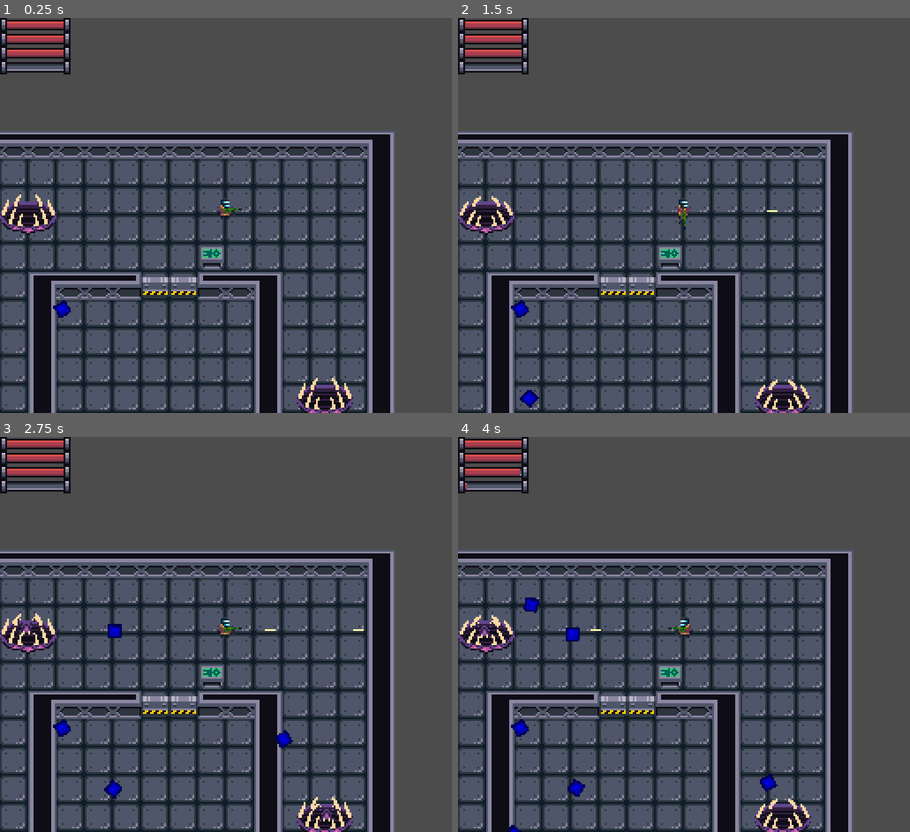
Above: before the commit, frames 1-4 (two rows, left to right).
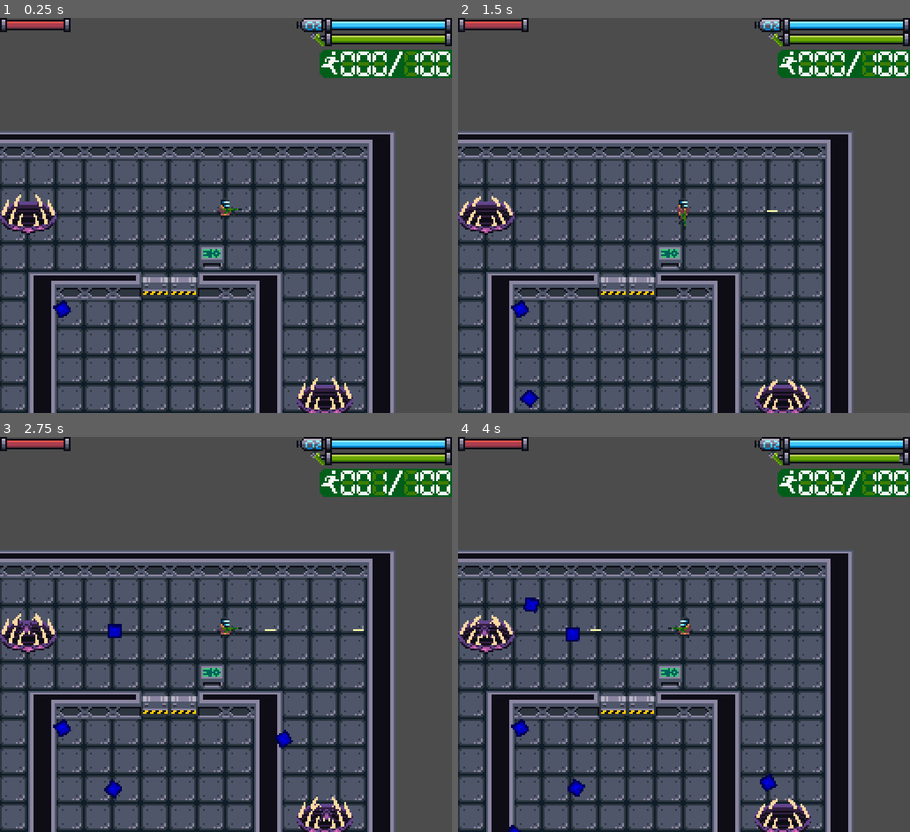
Above: after the commit, the same moments.

Repository: SpaceyLake/Abandon-Ship-LD50
Game: Godot game, scene res://TestWorld.tscn
Same seed, same stepped clock (60 frames per second), same inputs: the game is played once before the commit and once after it. The project has no main scene, so this scene is started directly. The engine's default icon, where the game draws it, is replaced by a stand-in: a white triangle on a blue panel in a dark square.
Inputs:
- Up to frame 1 (0.25 s): no input
- Up to frame 2 (1.5 s): hold Right (fire_right) 0.53-1.28 s; tap Space (interact) at 0.6, 1.35 s; hold Down (fire_down) from 1.28 s (still down)
- Up to frame 3 (2.75 s): release Down (fire_down) at 2.03 s; hold Right (fire_right) from 2.03 s (still down); tap Space (interact) at 2.1 s
- Up to frame 4 (4 s): release Right (fire_right) at 2.78 s; hold Up (fire_up) 2.78-3.53 s; tap Space (interact) at 2.85, 3.6 s; hold Left (fire_left) from 3.53 s (still down)

The runs differ from the first frame. In frame 1, 5.2% of the frame differs, in the area x 0-100%, y 0-16%; in frame 2, 5.2%; in frame 3, 5.2%; in frame 4, 5.2%.

Commit message:
Updated GUI

Diff:
--- a/Enemy/EnemySpawner.tscn
+++ b/Enemy/EnemySpawner.tscn
@@ -4,8 +4,8 @@
 [ext_resource path="res://Enemy/EnemySpawner.gd" type="Script" id=2]
 
 [sub_resource type="CapsuleShape2D" id=1]
-radius = 9.0
-height = 16.0
+radius = 9.99998
+height = 12.0
 
 [sub_resource type="Animation" id=2]
 resource_name = "Idle"
--- a/UI/UI.gd
+++ b/UI/UI.gd
@@ -3,7 +3,7 @@
 onready var _healthbar = $Healthbar/Healthbar
 onready var _oxygenbar = $Oxygenbar/Oxygenbar
 onready var _hullbar = $Hullbar/Hullbar
-onready var _evacuationbar = $Evacuationbar/Evacuationbar
+onready var _evacuation_numbers = $Evacuationbar/EvacuationBackground.get_children()
 
 func _ready():
 	Global._UI = self
@@ -30,7 +30,13 @@
 	_hullbar.value = hull_integrity
 
 func _set_total_crew(total_crew):
-	_evacuationbar.max_value = total_crew
+	if total_crew > 999: total_crew = 999
+	_evacuation_numbers[3].frame = floor(total_crew/100)
+	_evacuation_numbers[4].frame = floor((total_crew%100)/10)
+	_evacuation_numbers[5].frame = total_crew%10
 
 func _set_evacuated_crew(evacuated_crew):
-	_evacuationbar.value = evacuated_crew
+	if evacuated_crew > 999: evacuated_crew = 999
+	_evacuation_numbers[0].frame = floor(evacuated_crew/100)
+	_evacuation_numbers[1].frame = floor((evacuated_crew%100)/10)
+	_evacuation_numbers[2].frame = evacuated_crew%10
--- a/UI/UI.tscn
+++ b/UI/UI.tscn
@@ -1,9 +1,15 @@
-[gd_scene load_steps=5 format=2]
+[gd_scene load_steps=11 format=2]
 
 [ext_resource path="res://UI/UI.gd" type="Script" id=1]
 [ext_resource path="res://Sprites/Gui/bar_empty.png" type="Texture" id=2]
 [ext_resource path="res://Sprites/Gui/bar_health.png" type="Texture" id=3]
 [ext_resource path="res://Sprites/Gui/bar_cap.png" type="Texture" id=4]
+[ext_resource path="res://Sprites/Gui/bar_oxygen_icon.png" type="Texture" id=5]
+[ext_resource path="res://Sprites/Gui/bar_oxygen.png" type="Texture" id=6]
+[ext_resource path="res://Sprites/Gui/bar_hull.png" type="Texture" id=7]
+[ext_resource path="res://Sprites/Gui/bar_hull_icon.png" type="Texture" id=8]
+[ext_resource path="res://Sprites/Gui/seven_segment.png" type="Texture" id=9]
+[ext_resource path="res://Sprites/Gui/bar_evac.png" type="Texture" id=10]
 
 [node name="UI" type="CanvasLayer"]
 script = ExtResource( 1 )
@@ -33,23 +39,30 @@
 texture = ExtResource( 4 )
 
 [node name="Oxygenbar" type="Control" parent="."]
-margin_top = 8.0
-margin_right = 40.0
-margin_bottom = 48.0
+margin_left = 216.0
+margin_right = 256.0
+margin_bottom = 8.0
 
 [node name="Oxygenbar" type="TextureProgress" parent="Oxygenbar"]
-margin_left = 4.0
+margin_left = -28.0
 margin_top = 1.0
-margin_right = 5.0
+margin_right = -27.0
 margin_bottom = 7.0
-rect_scale = Vector2( 32, 1 )
+rect_scale = Vector2( 64, 1 )
 texture_under = ExtResource( 2 )
-texture_progress = ExtResource( 3 )
+texture_progress = ExtResource( 6 )
 
 [node name="OxygenBarCap" type="TextureRect" parent="Oxygenbar"]
-margin_right = 4.0
+margin_left = -32.0
+margin_right = -28.0
 margin_bottom = 8.0
 texture = ExtResource( 4 )
+
+[node name="OxygenBarIcon" type="TextureRect" parent="Oxygenbar"]
+margin_left = -48.0
+margin_right = -32.0
+margin_bottom = 8.0
+texture = ExtResource( 5 )
 
 [node name="OxygenBarCap2" type="TextureRect" parent="Oxygenbar"]
 margin_left = 36.0
@@ -58,23 +71,31 @@
 texture = ExtResource( 4 )
 
 [node name="Hullbar" type="Control" parent="."]
-margin_top = 16.0
-margin_right = 40.0
-margin_bottom = 56.0
+margin_left = 216.0
+margin_top = 8.0
+margin_right = 256.0
+margin_bottom = 16.0
 
 [node name="Hullbar" type="TextureProgress" parent="Hullbar"]
-margin_left = 4.0
+margin_left = -28.0
 margin_top = 1.0
-margin_right = 5.0
+margin_right = -27.0
 margin_bottom = 7.0
-rect_scale = Vector2( 32, 1 )
+rect_scale = Vector2( 64, 1 )
 texture_under = ExtResource( 2 )
-texture_progress = ExtResource( 3 )
+texture_progress = ExtResource( 7 )
 
 [node name="HullBarCap" type="TextureRect" parent="Hullbar"]
-margin_right = 4.0
+margin_left = -32.0
+margin_right = -28.0
 margin_bottom = 8.0
 texture = ExtResource( 4 )
+
+[node name="HullBarIcon" type="TextureRect" parent="Hullbar"]
+margin_left = -40.0
+margin_right = -32.0
+margin_bottom = 8.0
+texture = ExtResource( 8 )
 
 [node name="HullBarCap2" type="TextureRect" parent="Hullbar"]
 margin_left = 36.0
@@ -87,22 +108,39 @@
 margin_right = 40.0
 margin_bottom = 64.0
 
-[node name="Evacuationbar" type="TextureProgress" parent="Evacuationbar"]
-margin_left = 4.0
-margin_top = 1.0
-margin_right = 5.0
-margin_bottom = 7.0
-rect_scale = Vector2( 32, 1 )
-texture_under = ExtResource( 2 )
-texture_progress = ExtResource( 3 )
+[node name="EvacuationBackground" type="TextureRect" parent="Evacuationbar"]
+margin_left = 181.0
+margin_top = -6.0
+margin_right = 256.0
+margin_bottom = 10.0
+texture = ExtResource( 10 )
 
-[node name="EvacuationBarCap" type="TextureRect" parent="Evacuationbar"]
-margin_right = 4.0
-margin_bottom = 8.0
-texture = ExtResource( 4 )
+[node name="Number1" type="Sprite" parent="Evacuationbar/EvacuationBackground"]
+position = Vector2( 16, 8 )
+texture = ExtResource( 9 )
+hframes = 10
 
-[node name="EvacuationBarCap2" type="TextureRect" parent="Evacuationbar"]
-margin_left = 36.0
-margin_right = 40.0
-margin_bottom = 8.0
-texture = ExtResource( 4 )
+[node name="Number2" type="Sprite" parent="Evacuationbar/EvacuationBackground"]
+position = Vector2( 25, 8 )
+texture = ExtResource( 9 )
+hframes = 10
+
+[node name="Number3" type="Sprite" parent="Evacuationbar/EvacuationBackground"]
+position = Vector2( 34, 8 )
+texture = ExtResource( 9 )
+hframes = 10
+
+[node name="Number4" type="Sprite" parent="Evacuationbar/EvacuationBackground"]
+position = Vector2( 52, 8 )
+texture = ExtResource( 9 )
+hframes = 10
+
+[node name="Number5" type="Sprite" parent="Evacuationbar/EvacuationBackground"]
+position = Vector2( 61, 8 )
+texture = ExtResource( 9 )
+hframes = 10
+
+[node name="Number6" type="Sprite" parent="Evacuationbar/EvacuationBackground"]
+position = Vector2( 70, 8 )
+texture = ExtResource( 9 )
+hframes = 10
Binary file added: Sprites/Gui/bar_evac.png
Not shown, added: Sprites/Gui/bar_evac.png.import
Binary file added: Sprites/Gui/bar_hull.png
Not shown, added: Sprites/Gui/bar_hull.png.import
Binary file added: Sprites/Gui/bar_hull_icon.png
Not shown, added: Sprites/Gui/bar_hull_icon.png.import
Binary file added: Sprites/Gui/bar_oxygen.png
Not shown, added: Sprites/Gui/bar_oxygen.png.import
Binary file added: Sprites/Gui/bar_oxygen_icon.png
Not shown, added: Sprites/Gui/bar_oxygen_icon.png.import
Binary file added: Sprites/Gui/seven_segment.png
Not shown, added: Sprites/Gui/seven_segment.png.import
